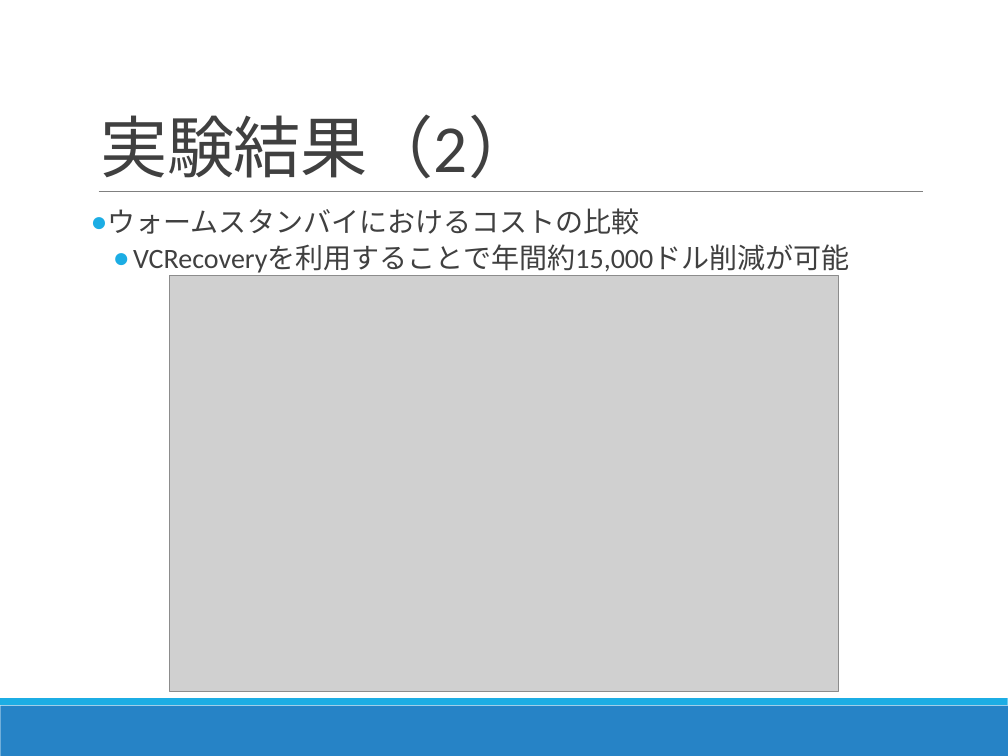
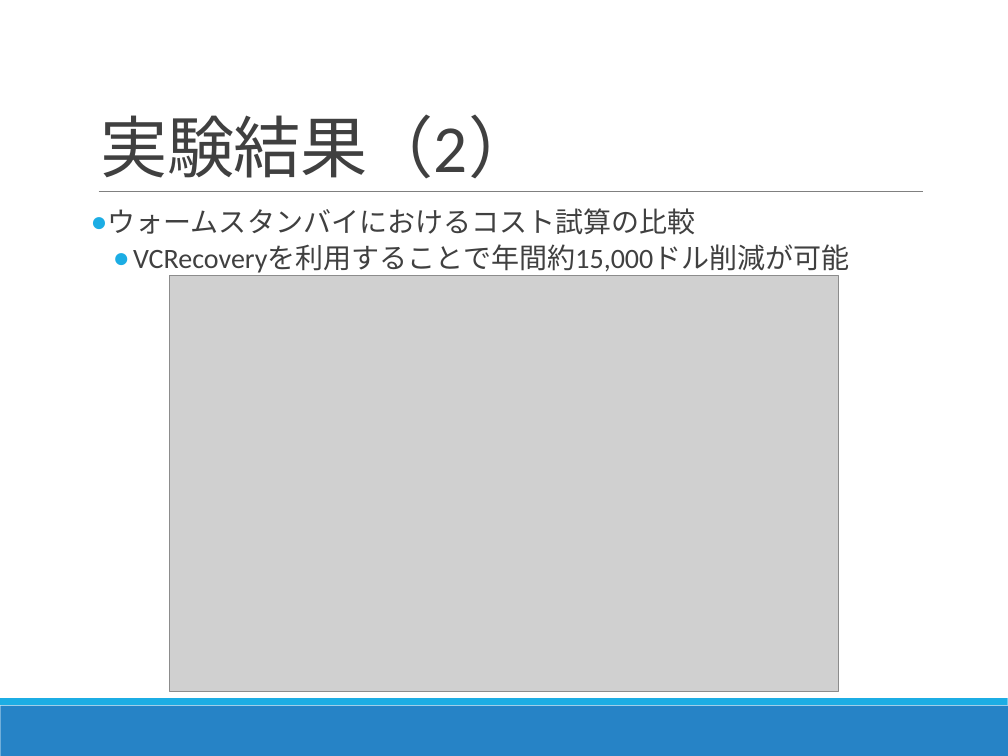
Before and after one commit to Kota0823/Document, a slide deck: slide 25 of 輪講2019-1_鈴木洸太.pptx (slide 24 before the commit). Drawn at 1008x756 pixels with LibreOffice and Linux fonts; fonts in the diff are those of the drawing; grey boxes stand for pictures. Boxes give left, top, right and bottom in pixels: in the first picture for what was removed or moved away, otherwise in the second. Text is boxed around its words. In the diff, an @@ line names an element or a change of style, - is before the commit and + after.

```diff
--- a/輪講2019-1_鈴木洸太.pptx
+++ b/輪講2019-1_鈴木洸太.pptx
@@ text at [108, 208, 696, 235]: text changed @@
-● ウォームスタンバイにおけるコストの比較
+● ウォームスタンバイにおけるコスト試算の比較
```
Also in this commit, not shown: 11 other slides changed, 1 slide added, 8 other files.
